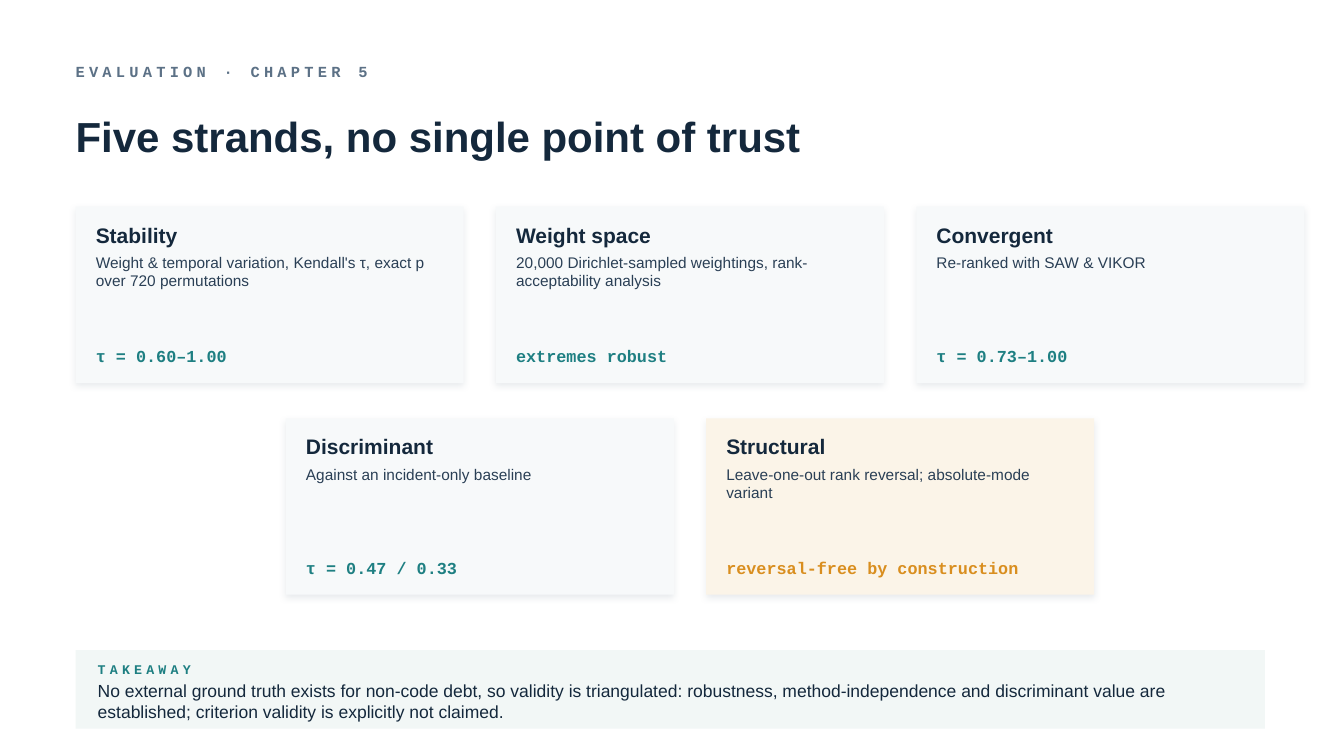
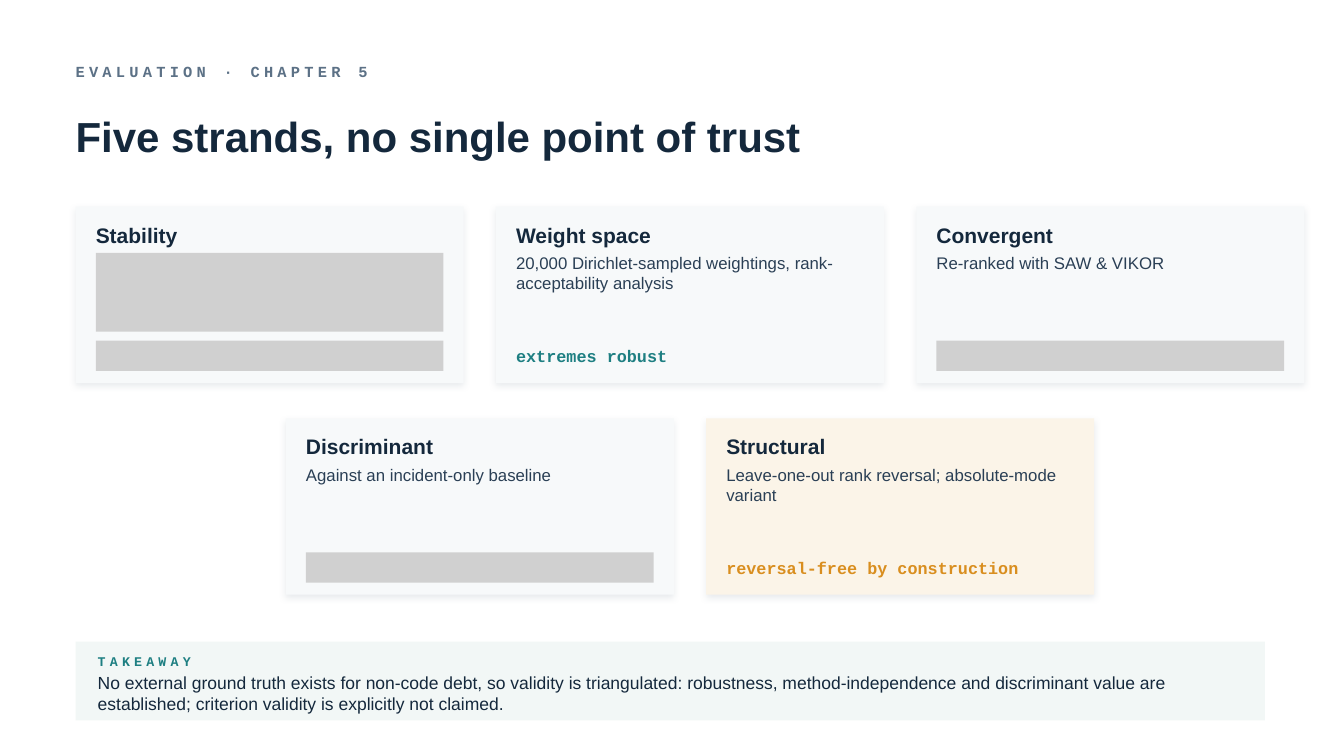
Before and after one commit to TobiZeier/MScProject, a slide deck: slide 8 of presentation/defense.pptx. Drawn at 1344x756 pixels with LibreOffice and Linux fonts; fonts in the diff are those of the drawing; grey boxes stand for pictures. Boxes give left, top, right and bottom in pixels: in the first picture for what was removed or moved away, otherwise in the second. Text is boxed around its words. In the diff, an @@ line names an element or a change of style, - is before the commit and + after.

```diff
--- a/presentation/defense.pptx
+++ b/presentation/defense.pptx
@@ text removed at (96, 257, 425, 289) @@
-Weight & temporal variation, Kendall's τ, exact p over 720 permutations
@@ picture added at (96, 253, 444, 332) @@
@@ text removed at (96, 350, 227, 362) @@
-τ = 0.60–1.00
@@ picture added at (96, 341, 444, 371) @@
@@ text removed at (936, 350, 1068, 362) @@
-τ = 0.73–1.00
@@ picture added at (937, 341, 1285, 371) @@
@@ size 11 to 12 pt in 4 elements at (516, 257, 833, 293), (936, 257, 1164, 269), (306, 469, 551, 485), (726, 469, 1056, 501) @@
@@ text removed at (306, 562, 457, 574) @@
-τ = 0.47 / 0.33
@@ picture added at (307, 553, 654, 583) @@
@@ 2 texts, 1 rectangle: place and size @@
-2 texts, 1 rectangle at (76, 650, 1265, 729)
+2 texts, 1 rectangle at (76, 642, 1265, 721)
```
Also in this commit, not shown: 14 other slides changed, 5 other files.
